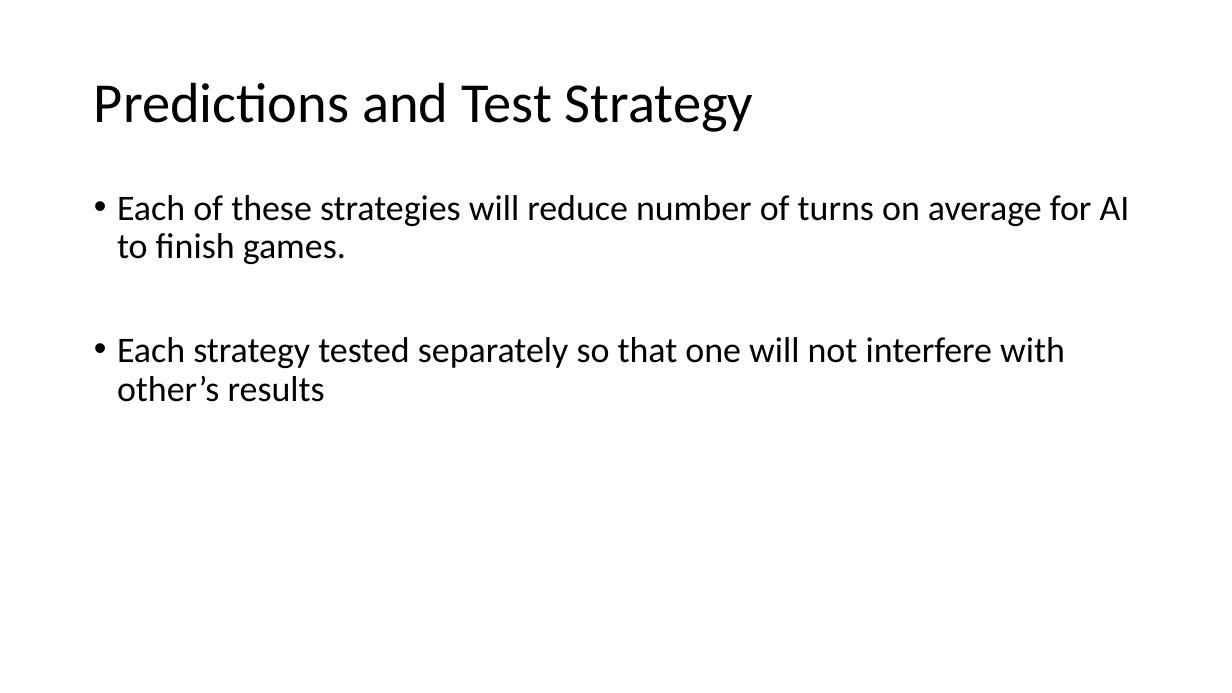
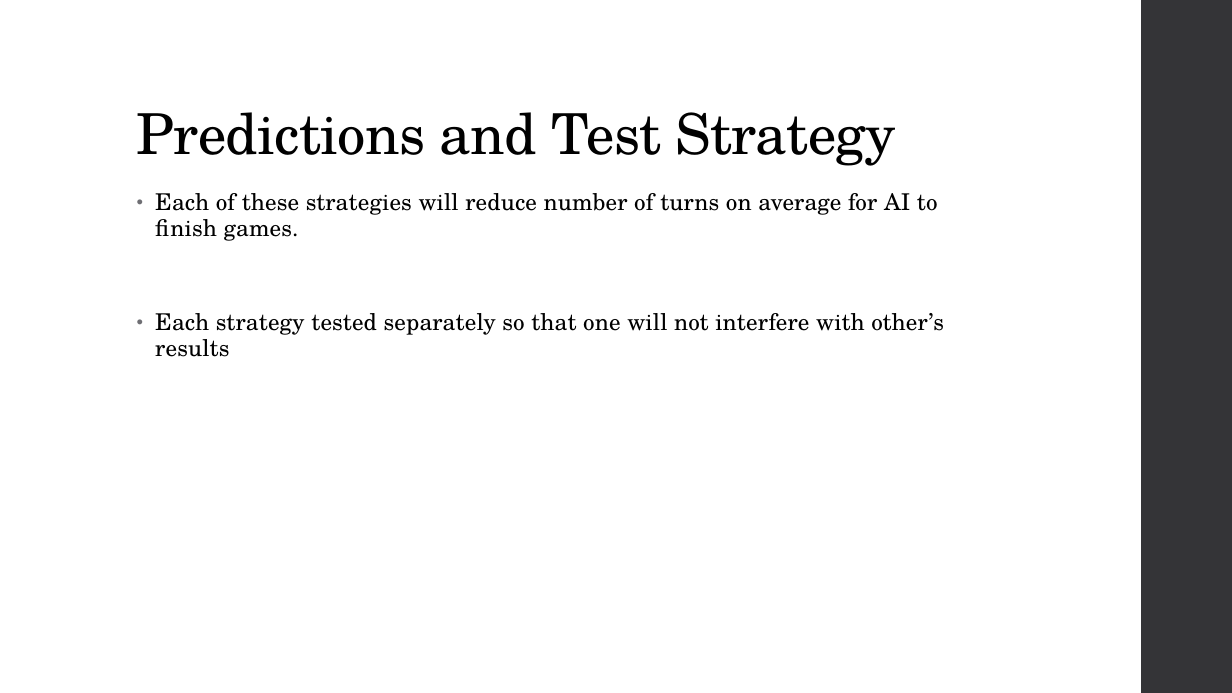
Before and after one commit to JPDepew/BattleShip, a slide deck: slide 4 of Presentation.pptx (slide 3 before the commit). Drawn at 1232x693 pixels with LibreOffice and Linux fonts; fonts in the diff are those of the drawing. Boxes give left, top, right and bottom in pixels: in the first picture for what was removed or moved away, otherwise in the second. Text is boxed around its words. In the diff, an @@ line names an element or a change of style, - is before the commit and + after.

```diff
--- a/Presentation.pptx
+++ b/Presentation.pptx
@@ rectangle added at <box>1141,0,1232,693</box>, fill #353537 @@
@@ title "Predictions and Test Strategy": place and size @@
-title "Predictions and Test Strategy" at <box>94,82,753,132</box>
+title "Predictions and Test Strategy" at <box>137,112,896,166</box>
@@ title "Predictions and Test Strategy" at <box>137,112,896,166</box>: font Calibri to TeX Gyre Schola, letter spacing 0 to -0.5 pt; vertical alignment middle to bottom @@
@@ text "Each of these strategies will ...": place and size @@
-text "Each of these strategies will ..." at <box>117,195,1130,402</box>
+text "Each of these strategies will ..." at <box>155,193,944,357</box>
@@ text "Each of these strategies will ..." at <box>155,193,944,357</box>: size 28 to 18 pt, font Calibri to TeX Gyre Schola, letter spacing 0 to 0.1 pt; indent changed; line spacing 0.9 to 0.95; more space between paragraphs @@
```
Also in this commit, not shown: 2 other slides changed, 1 slide added.
